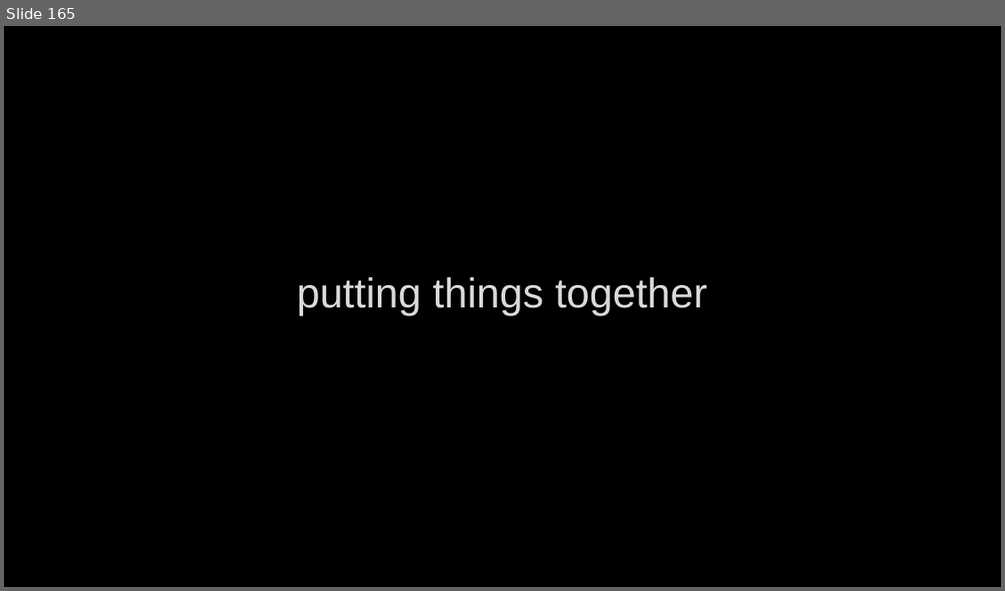
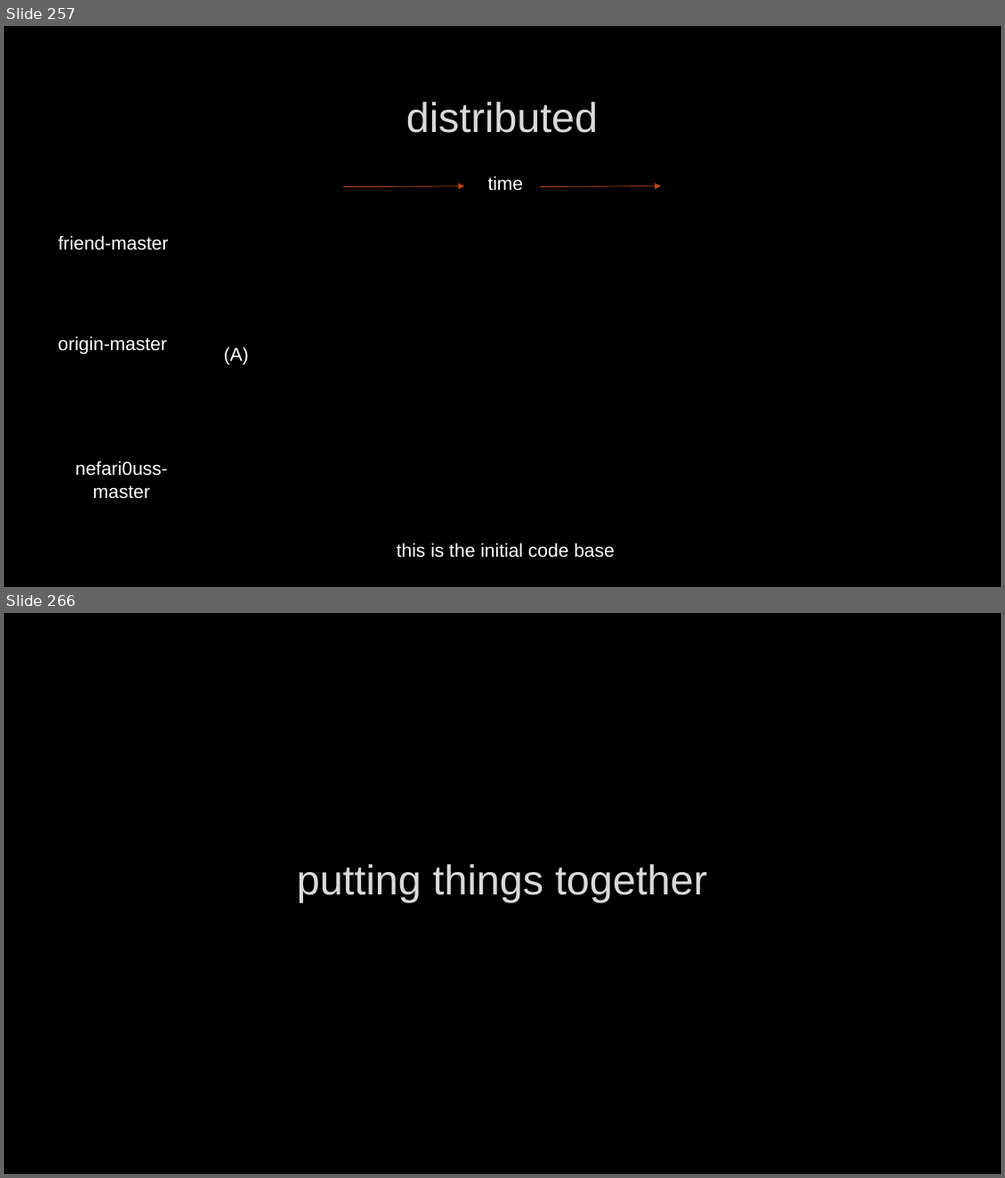
Before and after one commit to mcgurgu/presentations, a slide deck: git/Git.pptx. Shown one above the other, each under a label of ours: slide 165 before the commit, slides 257 and 266 after it; the slides between them are not shown. The pictures are 1005x591 and 1005x1178 pixels, drawn with LibreOffice and Linux fonts; fonts in the diff are those of the drawing; background and template pictures are left out. Boxes give left, top, right and bottom in pixels: in the first picture for what was removed or moved away, otherwise in the second. Text is boxed around its words. In the diff, an @@ line names an element or a change of style, - is before the commit and + after.

Commit message:
added diagrams for merging and centralized. working on distributed.

```diff
--- a/git/Git.pptx
+++ b/git/Git.pptx
@@ slide 257 added at box(4, 26, 1001, 587), background picture (left out) @@
@@ title added at box(406, 102, 598, 133), 40 pt, text #DADADA @@
+distributed
@@ text added at box(488, 176, 524, 191), 18 pt, text #FFFFFF @@
+time
@@ arrow added from (343, 187) to (465, 186), #B4421A 0.75 pt @@
@@ arrow added from (540, 187) to (662, 186), #B4421A 0.75 pt @@
@@ text added at box(58, 235, 169, 250), 18 pt, text #FFFFFF @@
+friend-master
@@ text added at box(58, 336, 167, 354), 18 pt, text #FFFFFF @@
+origin-master
@@ text added at box(224, 346, 249, 365), 18 pt, text #FFFFFF @@
+(A)
@@ text added at box(75, 460, 168, 499), 18 pt, text #FFFFFF @@
+nefari0uss-master
@@ text added at box(396, 542, 615, 557), 18 pt, text #FFFFFF @@
+this is the initial code base
@@ what was slide 165 is now slide 266 @@
```
Also in this commit, not shown: 18 slides changed, 109 other slides added, 1 slide removed.
